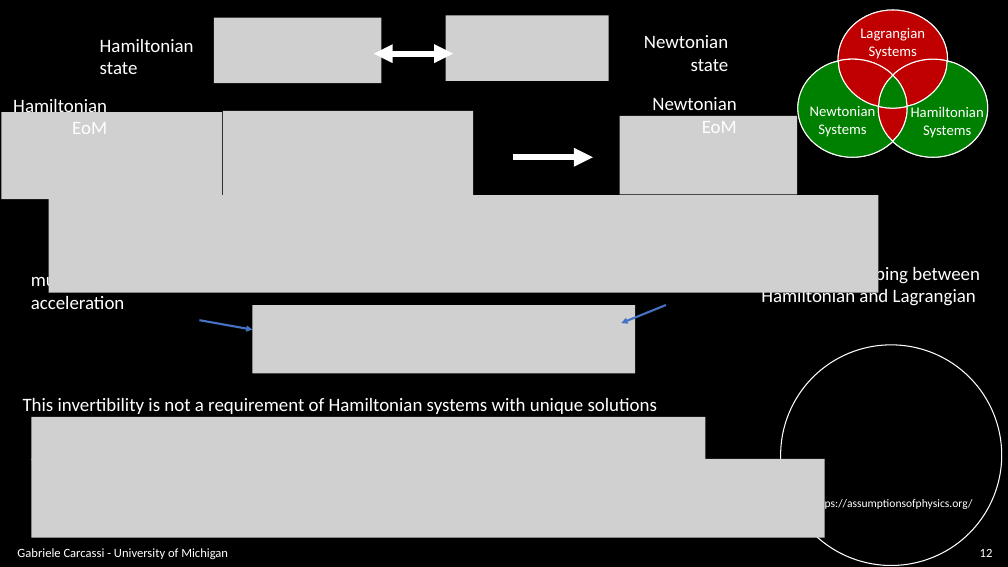
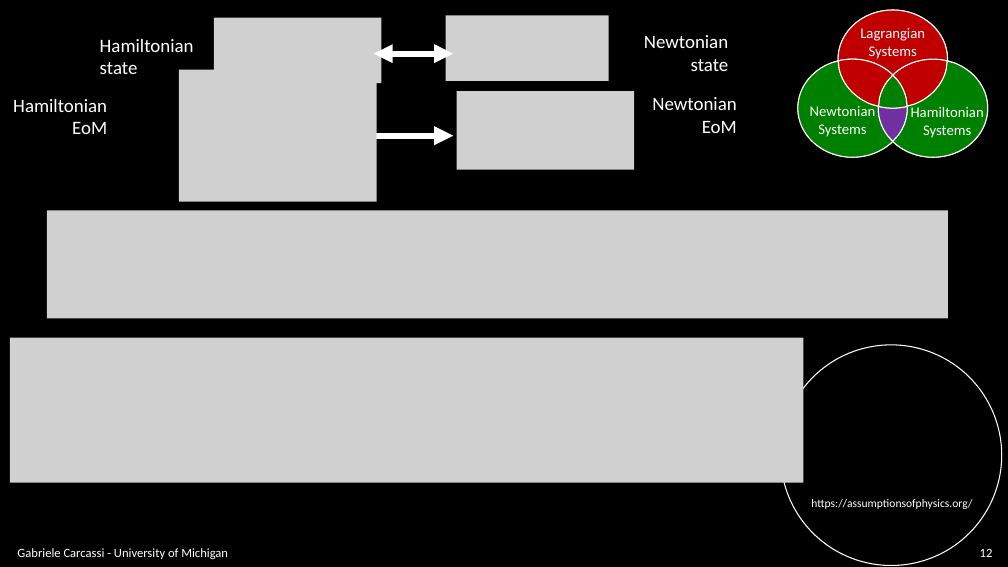
Before and after one commit to assumptionsofphysics/slides, a slide deck: slide 12 of BookCompanions-v2/RP-Class-1.pptx. Drawn at 1008x567 pixels with LibreOffice and Linux fonts; fonts in the diff are those of the drawing; grey boxes stand for pictures; background and template pictures are left out. Boxes give left, top, right and bottom in pixels: in the first picture for what was removed or moved away, otherwise in the second. Text is boxed around its words. In the diff, an @@ line names an element or a change of style, - is before the commit and + after.

```diff
--- a/BookCompanions-v2/RP-Class-1.pptx
+++ b/BookCompanions-v2/RP-Class-1.pptx
@@ picture: place and size @@
-picture at [223,111,473,200]
+picture at [179,70,377,202]
@@ picture removed at [2,112,222,199] @@
@@ picture added at [457,91,634,170] @@
@@ picture removed at [620,116,798,194] @@
@@ freeform shape at [879,107,907,141]: fill #C00000 to #7030A0 @@
@@ arrow moved from (513, 157) - (593, 157) to (374, 135) - (453, 135) @@
@@ picture: place and size @@
-picture at [48,195,878,293]
+picture at [47,210,948,318]
@@ text removed at [31,269,224,309] @@
-must be invertible to find acceleration
@@ text removed at [761,264,980,308] @@
-same condition when mapping between Hamiltonian and Lagrangian
@@ arrow removed from (200, 321) to (253, 330) @@
@@ picture removed at [253,305,635,373] @@
@@ arrow removed from (666, 305) to (622, 323) @@
@@ picture added at [10,338,804,483] @@
@@ text removed at [23,398,657,414] @@
-This invertibility is not a requirement of Hamiltonian systems with unique solutions
@@ picture removed at [31,417,706,461] @@
@@ picture removed at [31,459,825,538] @@
```
Also in this commit, not shown: 9 other slides changed, 1 slide added.
